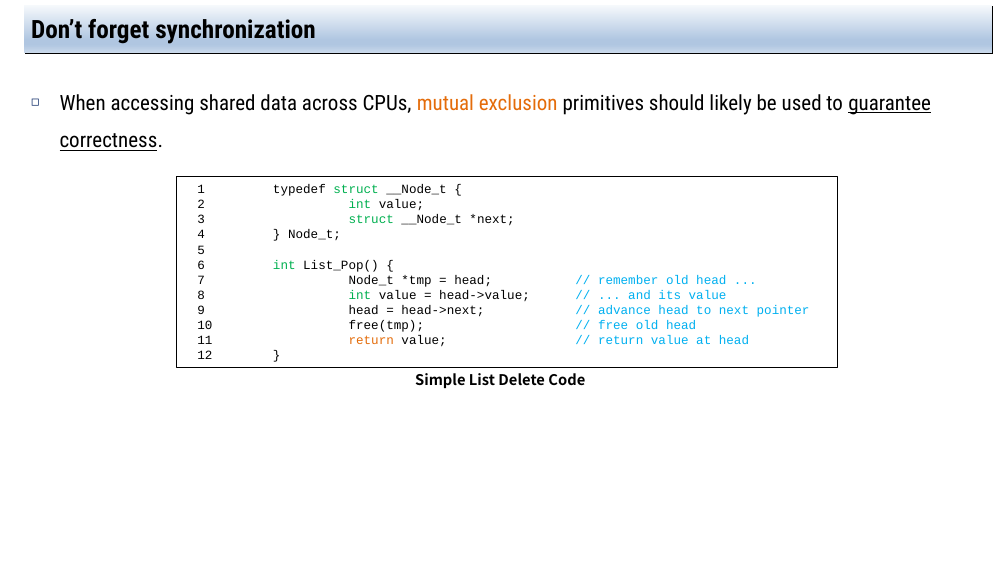
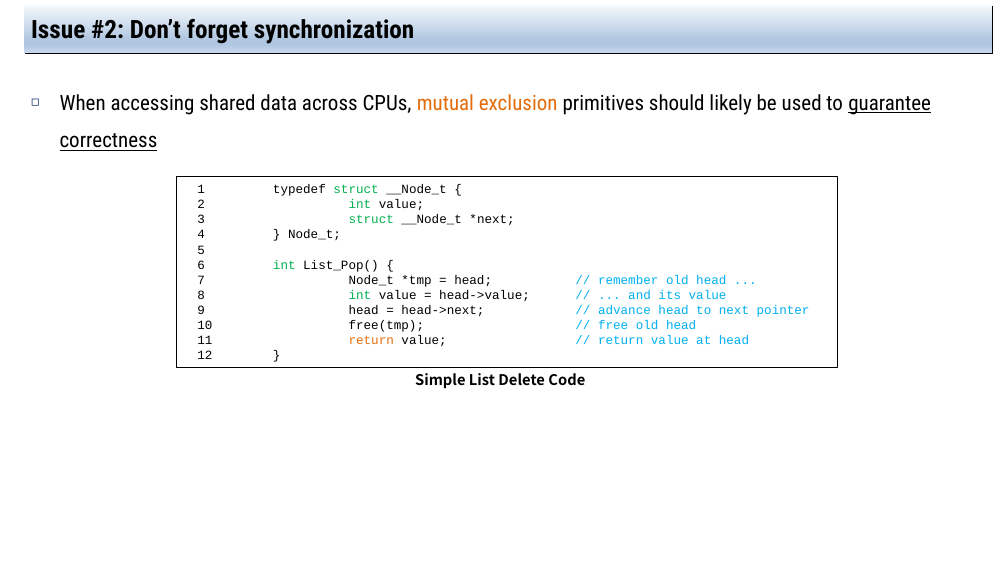
Before and after one commit to jachermocilla/extra-course-materials, a slide deck: slide 10 of cmsc125/ostep/slides/01.Virtualization/10.Multiprocessor_Scheduling(Advanced).pptx. Drawn at 1008x567 pixels with LibreOffice and Linux fonts; fonts in the diff are those of the drawing. Boxes give left, top, right and bottom in pixels: in the first picture for what was removed or moved away, otherwise in the second. Text is boxed around its words. In the diff, an @@ line names an element or a change of style, - is before the commit and + after.

```diff
--- a/cmsc125/ostep/slides/01.Virtualization/10.Multiprocessor_Scheduling(Advanced).pptx
+++ b/cmsc125/ostep/slides/01.Virtualization/10.Multiprocessor_Scheduling(Advanced).pptx
@@ title at (31, 15, 415, 44): text changed @@
-Don’t forget synchronization
+Issue #2: Don’t forget synchronization
@@ text at (60, 94, 931, 151): text changed @@
-◻ When accessing shared data across CPUs, mutual exclusion primitives should likely be used to guarantee correctness.
+◻ When accessing shared data across CPUs, mutual exclusion primitives should likely be used to guarantee correctness
```
Also in this commit, not shown: 11 other slides changed, 2 other files.
